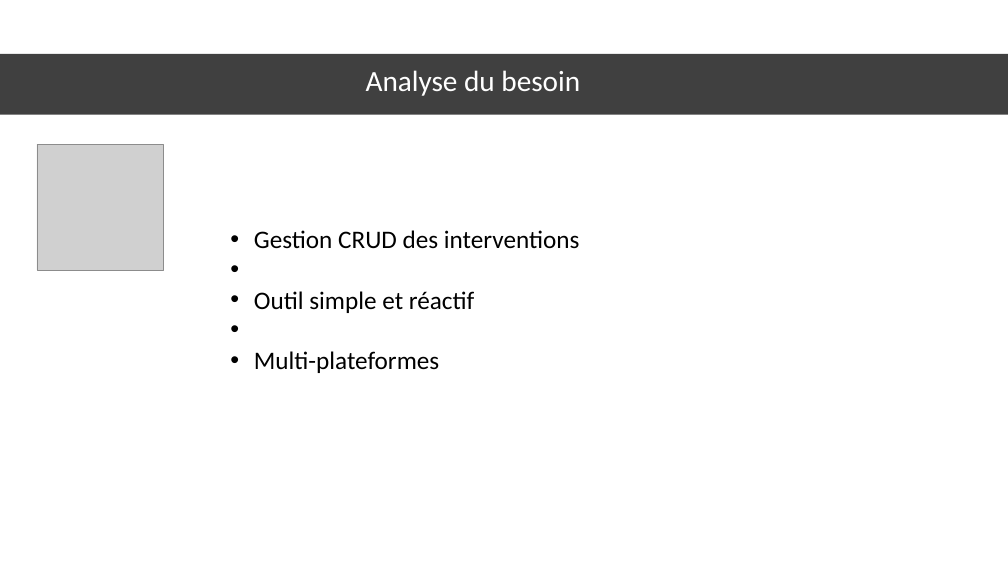
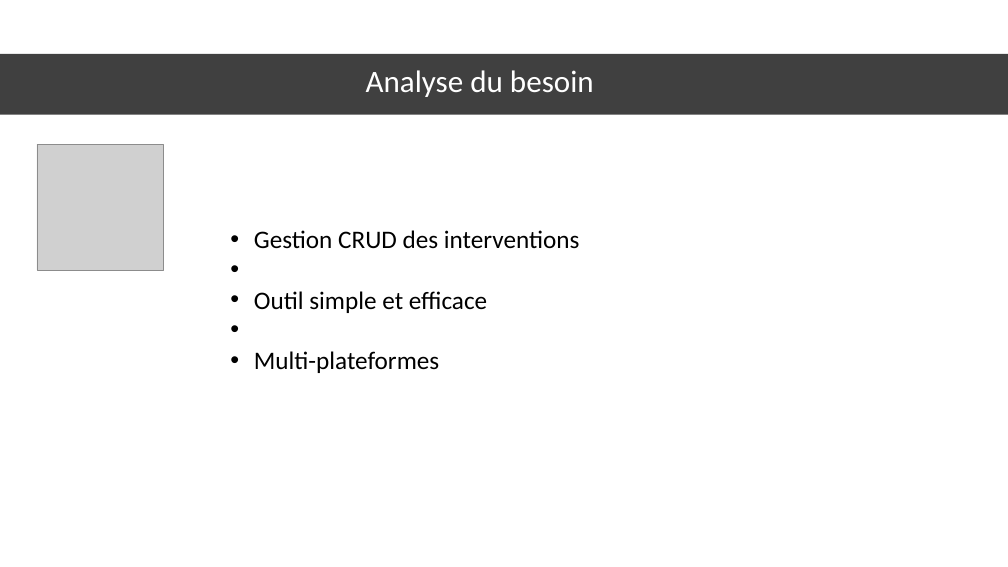
Before and after one commit to jbjog/vuejs_project, a slide deck: slide 2 of ressources/PresPPT.odp. Drawn at 1008x567 pixels with LibreOffice and Linux fonts; fonts in the diff are those of the drawing; grey boxes stand for pictures. Boxes give left, top, right and bottom in pixels: in the first picture for what was removed or moved away, otherwise in the second. Text is boxed around its words. In the diff, an @@ line names an element or a change of style, - is before the commit and + after.

Commit message:
ppt

```diff
--- a/ressources/PresPPT.odp
+++ b/ressources/PresPPT.odp
@@ title "Analyse du besoin" at [366,70,594,97]: size 27.9 to 29.6 pt @@
@@ text at [254,291,487,313]: text changed @@
-• Outil simple et réactif
+• Outil simple et efficace
```
Also in this commit, not shown: 2 other slides changed.
